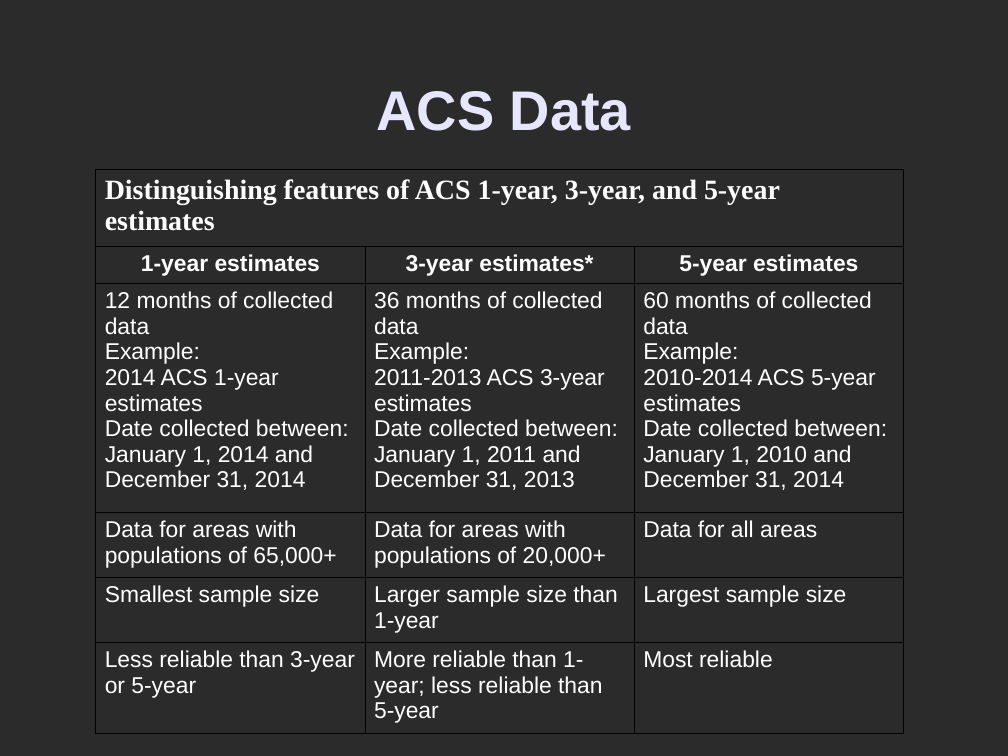
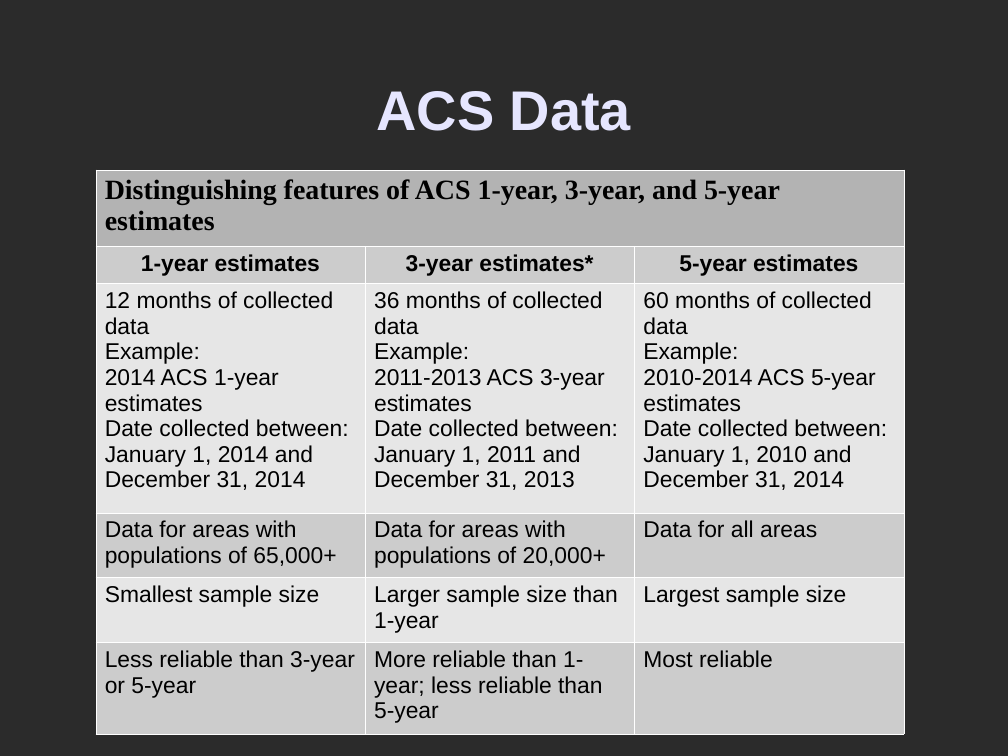
Before and after one commit to DistrictDataLabs/03-censusables, a slide deck: slide 4 of PitchFest/CensusablsPresentation.odp. Drawn at 1008x756 pixels with LibreOffice and Linux fonts; fonts in the diff are those of the drawing; background and template pictures are left out; a plain dark background stands for a picture behind light text. Boxes give left, top, right and bottom in pixels: in the first picture for what was removed or moved away, otherwise in the second. Text is boxed around its words. In the diff, an @@ line names an element or a change of style, - is before the commit and + after.

```diff
--- a/PitchFest/CensusablsPresentation.odp
+++ b/PitchFest/CensusablsPresentation.odp
@@ table at box(96, 170, 904, 727) @@
@@ fill none to #B3B3B3 in row 1, column 1 @@
@@ fill none to #CCCCCC in 9 cells @@
@@ fill none to #E6E6E6 in 6 cells @@
@@ text colour #FFFFFF to #000000 @@
@@ borders changed @@
```
Also in this commit, not shown: 3 other slides changed, 8 other files.
